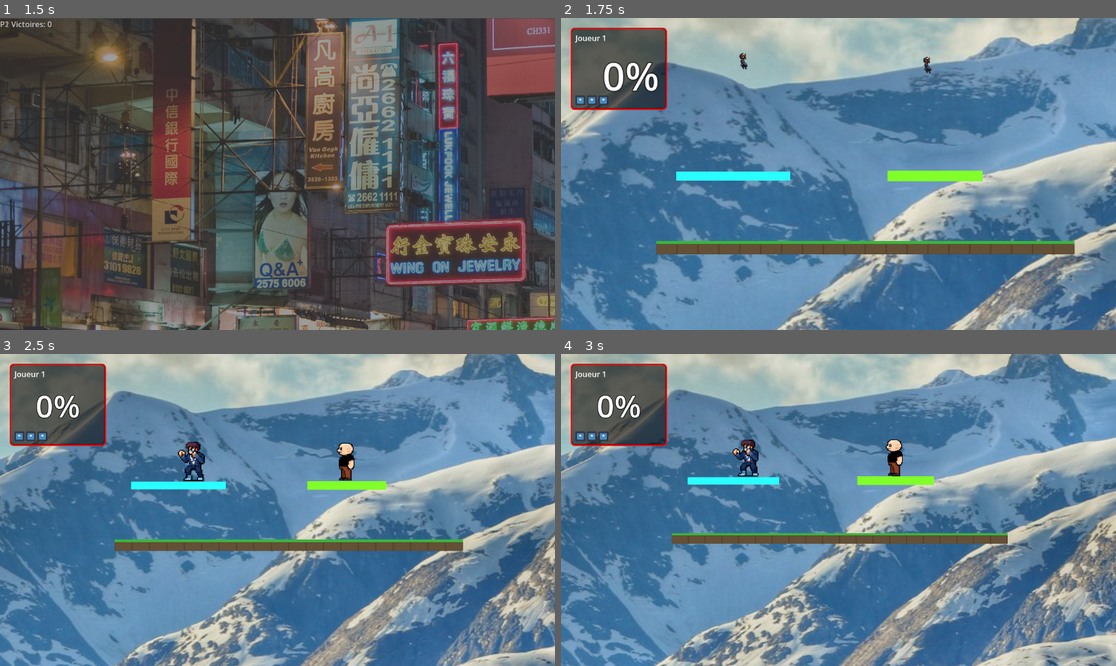
Above: before the commit, frames 1-4 (two rows, left to right).
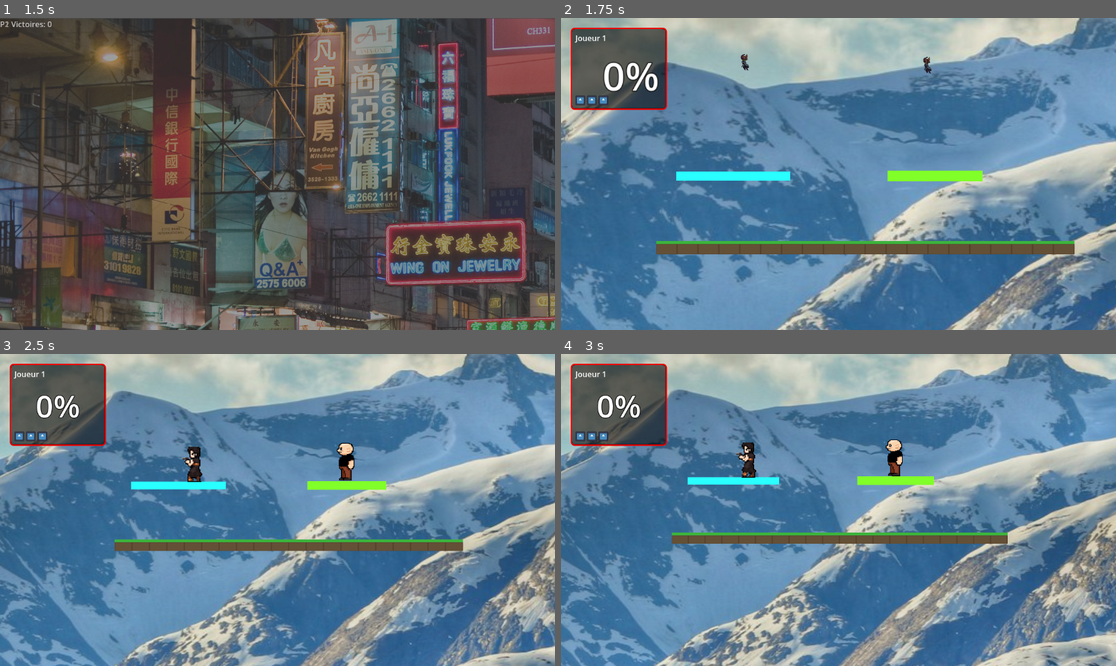
Above: after the commit, the same moments.

Repository: charles-priem/Fighter-i-
Game: Godot game, scene res://scenes/splash.tscn
Two runs of this game, one before a commit and one after it. Both use one fixed random seed, a clock stepped at 60 frames per second and the inputs below. The engine's default icon, where the game draws it, is replaced by a stand-in: a white triangle on a blue panel in a dark square.
Inputs:
- Up to frame 1 (1.5 s): tap Enter at 0.5 s; tap Space at 1.25 s
- Up to frame 2 (1.75 s): no input
- Up to frame 3 (2.5 s): no input
- Up to frame 4 (3 s): no input

Frame 1 is identical in both runs. In frame 2, less than 0.1% of the frame differs, in the area x 32-34%, y 11-17%; in frame 3, 0.4%; in frame 4, 0.5%, in the area x 19-81%, y 27-58%.

Commit message:
Attaque Mme Benedito

Diff:
--- a/scenes/Benedito.tscn
+++ b/scenes/Benedito.tscn
@@ -1,7 +1,9 @@
 [gd_scene format=3 uid="uid://ctylc4atkguf3"]
 
+[ext_resource type="Script" uid="uid://df0x01wofo0yv" path="res://scripts/Benedito.gd" id="1_fmvww"]
 [ext_resource type="Texture2D" uid="uid://dndtv7gpkf4mo" path="res://assets/Fire Wizard/Jump.png" id="1_wjeal"]
 [ext_resource type="Texture2D" uid="uid://142w2upnvo7b" path="res://assets/sprites/Personnages/Benedito/Benedito fixe 1.png" id="2_a0cdt"]
+[ext_resource type="PackedScene" uid="uid://cgxc3f0d46iga" path="res://scenes/tir_benedito.tscn" id="2_k63vh"]
 [ext_resource type="Texture2D" uid="uid://b4la8mfeng5xr" path="res://assets/Fire Wizard/Run.png" id="3_p712h"]
 [ext_resource type="Texture2D" uid="uid://vli6rm5wmmri" path="res://assets/sprites/Personnages/Benedito/Benedito fixe 2.png" id="3_s4kpk"]
 [ext_resource type="Texture2D" uid="uid://bb4j03hbe0r0m" path="res://assets/sprites/Personnages/Benedito/Benedito fixe 3.png" id="4_fmvww"]
@@ -141,12 +143,14 @@
 height = 60.0
 
 [node name="Player" type="CharacterBody2D" unique_id=2041489519]
+script = ExtResource("1_fmvww")
+tir = ExtResource("2_k63vh")
 
 [node name="AnimatedSprite2D" type="AnimatedSprite2D" parent="." unique_id=1664251423]
 position = Vector2(3, -23)
 scale = Vector2(0.5, 0.5)
 sprite_frames = SubResource("SpriteFrames_owota")
-animation = &"idle"
+animation = &"run"
 
 [node name="CollisionShape2D" type="CollisionShape2D" parent="." unique_id=618495778]
 shape = SubResource("CapsuleShape2D_3vyb7")
--- a/scenes/game_scene.tscn
+++ b/scenes/game_scene.tscn
@@ -5,9 +5,7 @@
 [ext_resource type="Script" uid="uid://bnk81mj5ys8rk" path="res://scripts/blastzone.gd" id="2_utbpp"]
 [ext_resource type="Script" uid="uid://bur1i54bpfqt0" path="res://scripts/hud.gd" id="3_ycayy"]
 [ext_resource type="PackedScene" uid="uid://dsx4geeimrikr" path="res://scenes/Dubois.tscn" id="6_kk2rg"]
-[ext_resource type="PackedScene" uid="uid://b7o41v2dkbjpn" path="res://scenes/Scottez.tscn" id="8_mw25s"]
-[ext_resource type="Script" uid="uid://d3g6uol51pi4d" path="res://scripts/Dubois.gd" id="8_utbpp"]
-[ext_resource type="Script" uid="uid://brbhpsahw26qh" path="res://scripts/scottez.gd" id="9_tcjrq"]
+[ext_resource type="PackedScene" uid="uid://ctylc4atkguf3" path="res://scenes/Benedito.tscn" id="7_kk2rg"]
 [ext_resource type="Texture2D" uid="uid://btcdxcxed85ko" path="res://assets/sprites/bg2.jpg" id="9_utbpp"]
 
 [sub_resource type="RectangleShape2D" id="RectangleShape2D_lxttp"]
@@ -148,7 +146,6 @@
 
 [node name="Dubois" parent="." unique_id=512612971 instance=ExtResource("6_kk2rg")]
 position = Vector2(236, -405)
-script = ExtResource("8_utbpp")
 max_jumps = 4
 player_number = 2
 
@@ -219,5 +216,4 @@
 [node name="P2Stocks" type="HBoxContainer" parent="HUD/HUDControl/P2Panel/VBoxContainer" unique_id=1346808228]
 layout_mode = 2
 
-[node name="Scottez" parent="." unique_id=2041489519 instance=ExtResource("8_mw25s")]
-script = ExtResource("9_tcjrq")
+[node name="Benedito" parent="." unique_id=2041489519 instance=ExtResource("7_kk2rg")]
--- /dev/null
+++ b/scenes/tir_benedito.tscn
@@ -0,0 +1,30 @@
+[gd_scene format=3 uid="uid://cgxc3f0d46iga"]
+
+[ext_resource type="Script" uid="uid://bj2s7j0qpttln" path="res://scripts/tir_benedito.gd" id="1_dlo6m"]
+[ext_resource type="Texture2D" uid="uid://dh2ag8fhsvr6y" path="res://assets/sprites/Personnages/Benedito/Tir.png" id="1_lc87j"]
+
+[sub_resource type="CircleShape2D" id="CircleShape2D_dlo6m"]
+radius = 5.0990195
+
+[sub_resource type="CircleShape2D" id="CircleShape2D_rg4n3"]
+radius = 6.0
+
+[node name="Area2D" type="Area2D" unique_id=1681265249]
+script = ExtResource("1_dlo6m")
+
+[node name="Sprite2D" type="Sprite2D" parent="." unique_id=1841844528]
+position = Vector2(0, -27.999998)
+scale = Vector2(0.2, 0.2)
+texture = ExtResource("1_lc87j")
+
+[node name="CollisionShape2D" type="CollisionShape2D" parent="." unique_id=367255998]
+position = Vector2(0, -28)
+shape = SubResource("CircleShape2D_dlo6m")
+
+[node name="Area2D" type="Area2D" parent="." unique_id=2050813209]
+
+[node name="CollisionShape2D" type="CollisionShape2D" parent="Area2D" unique_id=1502641008]
+position = Vector2(0, -28)
+shape = SubResource("CircleShape2D_rg4n3")
+
+[connection signal="body_entered" from="Area2D" to="." method="_on_area_2d_body_entered"]
--- a/scripts/Benedito.gd
+++ b/scripts/Benedito.gd
@@ -1,6 +1,7 @@
 extends BasePlayer
 
 @onready var animated_sprite = $AnimatedSprite2D
+@export var tir: PackedScene
 
 func _ready():
 	super._ready()
@@ -15,6 +16,13 @@
 	super._physics_process(delta)
 	update_animation()
 
+func handle_attacks():
+	var attack_action = "p" + str(player_number) + "_attack"
+	if Input.is_action_just_pressed(attack_action) :
+		var projectile = tir.instantiate()
+		get_tree().current_scene.add_child(projectile)
+		throw_projectile(projectile)
+
 func update_animation():
 	if not is_on_floor():
 		if velocity.y < 0:
--- a/scripts/base_player.gd
+++ b/scripts/base_player.gd
@@ -231,7 +231,7 @@
 
 func throw_projectile(projectile):
 	is_attacking = true
-	projectile.get_node("AnimatedSprite2D").play("default")
+	projectile.get_node("Sprite2D")
 	projectile.global_position = global_position
 
 	var direction : Vector2
--- /dev/null
+++ b/scripts/tir_benedito.gd
@@ -0,0 +1,18 @@
+extends Node2D
+
+@export var speed = 600
+var direction = Vector2.RIGHT
+
+# Called when the node enters the scene tree for the first time.
+func _ready() -> void:
+	add_to_group("projectile")
+
+# Called every frame. 'delta' is the elapsed time since the previous frame.
+func _process(delta: float) -> void:
+	position += (-1) * direction * speed * delta
+
+func _on_area_2d_body_entered(body: Node2D) -> void:
+	if body.get_groups()[0] == "players" and body.name != "Benedito":
+		var directionRight = true if direction.x > 0 else false
+		body.take_hit(5,5,5,directionRight)
+		queue_free()
Binary file added: assets/sprites/Personnages/Benedito/Tir.png
Not shown, added: scripts/tir_benedito.gd.uid
